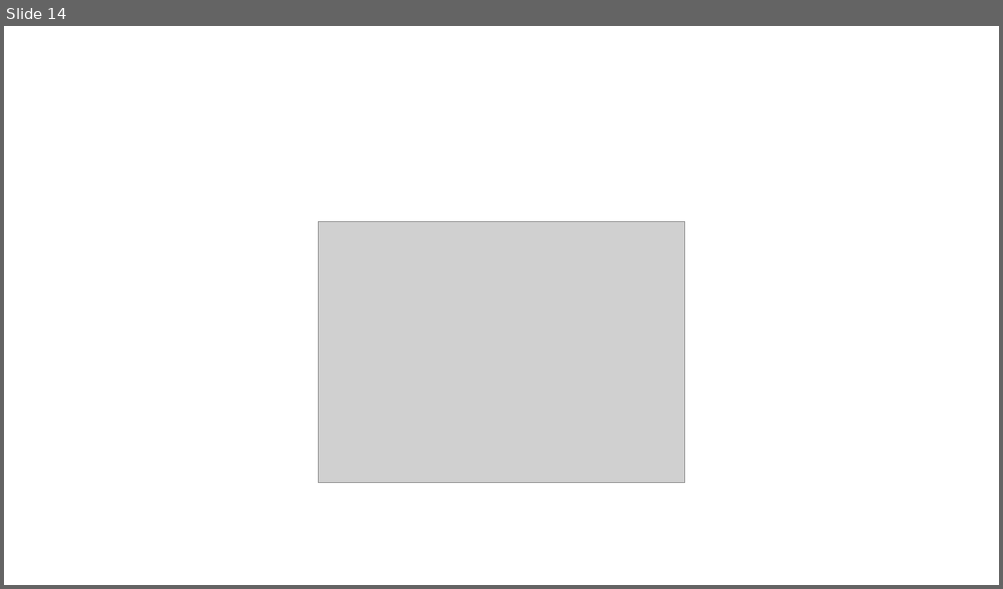
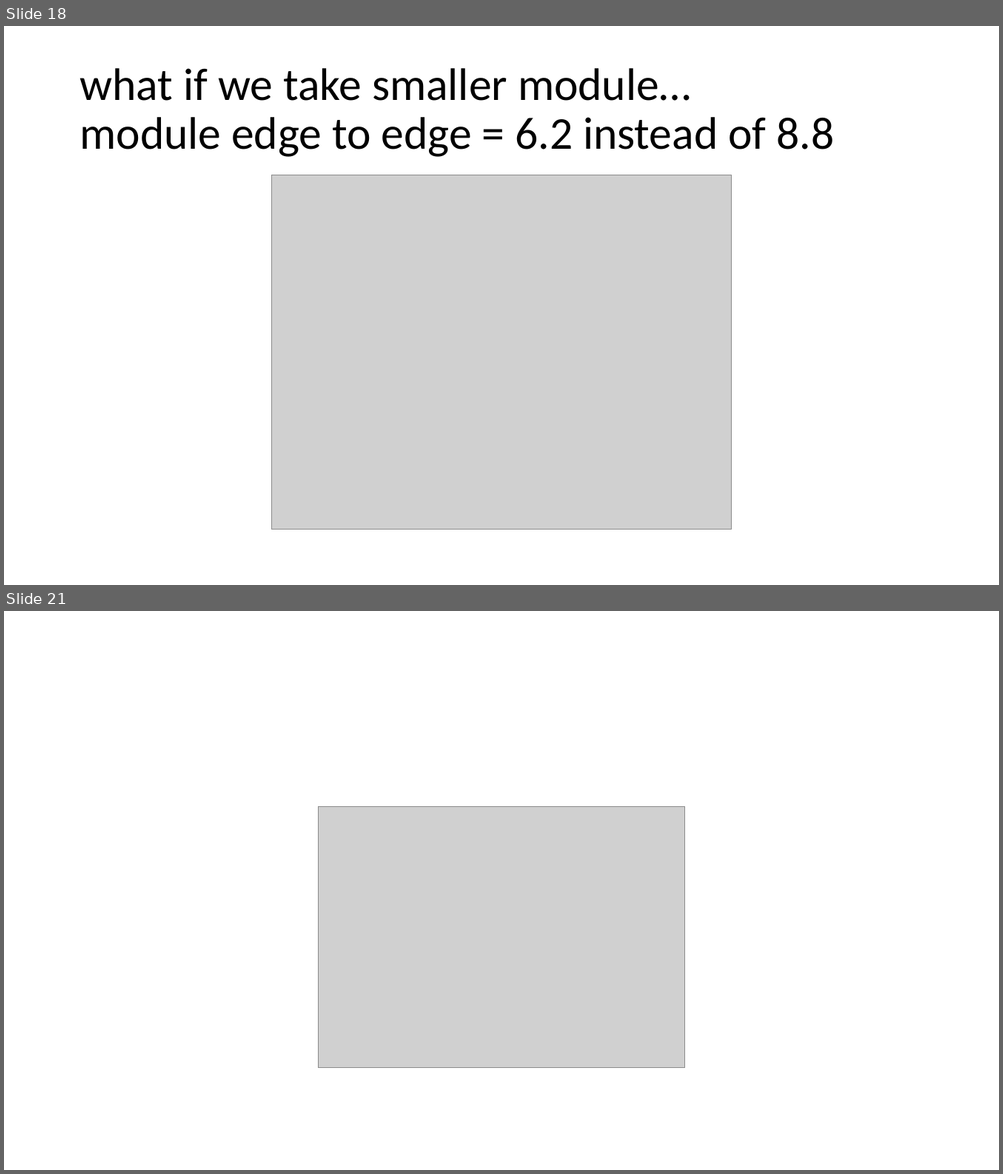
Before and after one commit to lisrael1/quants, a slide deck: code/results/detecting output dist/tail odds at U vs N.pptx. Shown one above the other, each under a label of ours: slide 14 before the commit, slides 18 and 21 after it; the slides between them are not shown. The pictures are 1003x589 and 1003x1174 pixels, drawn with LibreOffice and Linux fonts; fonts in the diff are those of the drawing; grey boxes stand for pictures. Boxes give left, top, right and bottom in pixels: in the first picture for what was removed or moved away, otherwise in the second. Text is boxed around its words. In the diff, an @@ line names an element or a change of style, - is before the commit and + after.

```diff
--- a/code/results/detecting output dist/tail odds at U vs N.pptx
+++ b/code/results/detecting output dist/tail odds at U vs N.pptx
@@ slide 18 added at (4,26,999,585), background #FFFFFF @@
@@ title added at (79,68,834,157), 44 pt, text #000000 @@
+what if we take smaller module…
+module edge to edge = 6.2 instead of 8.8
@@ picture added at (271,175,731,531) @@
@@ what was slide 14 is now slide 21 @@
```
Also in this commit, not shown: 8 slides changed, 6 other slides added, 4 other files.
